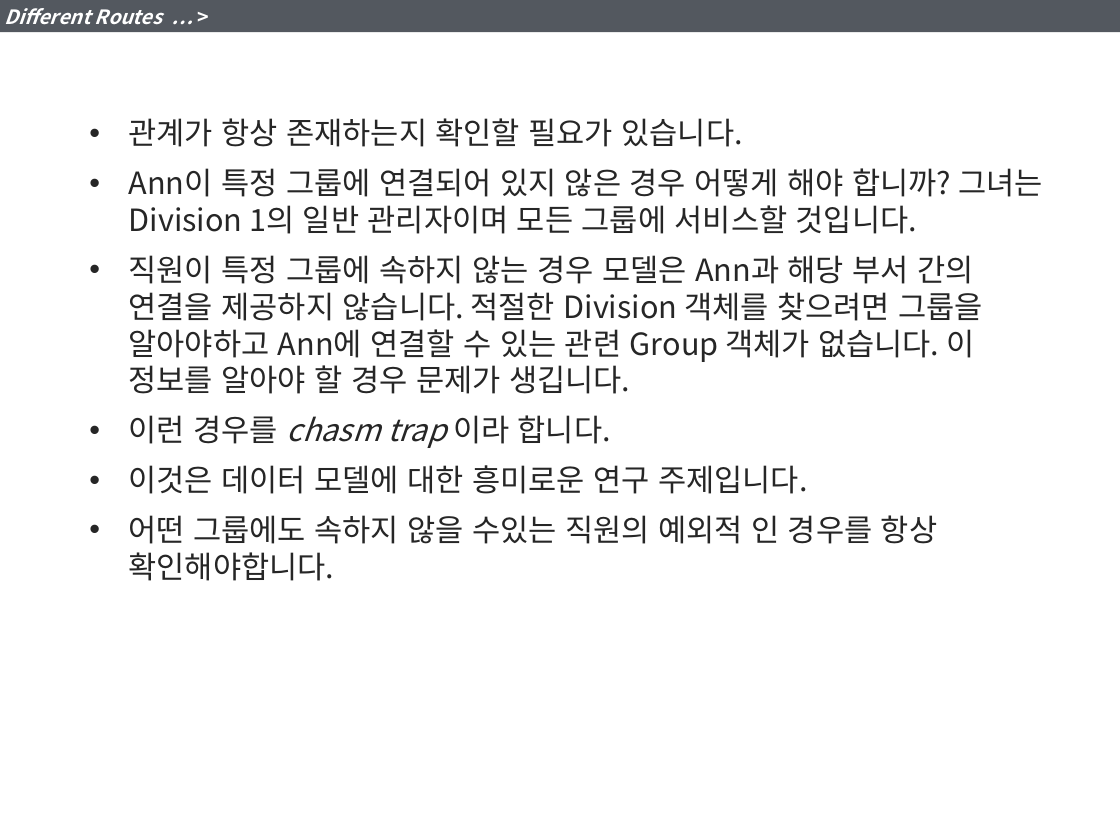
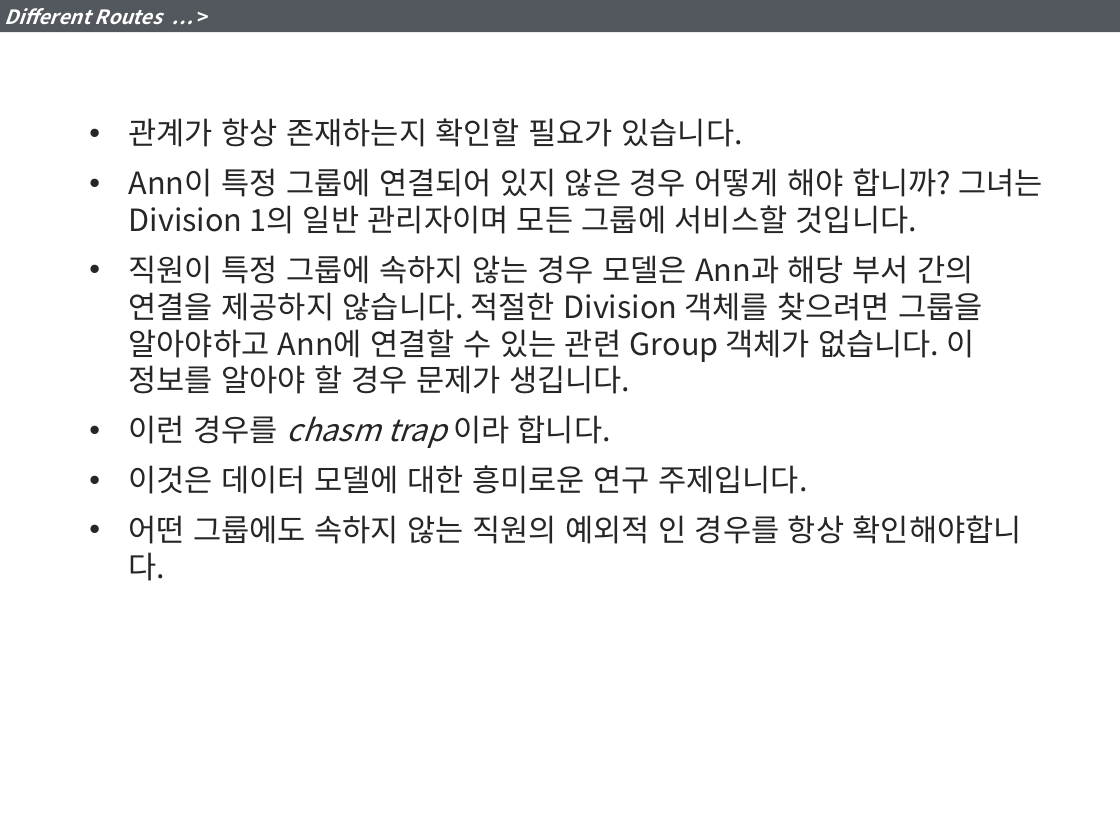
Before and after one commit to YoonJoon/KGarden, a slide deck: slide 29 of DBDesign/6_DevelopingaDataModel.pptx. Drawn at 1120x840 pixels with LibreOffice and Linux fonts; fonts in the diff are those of the drawing. Boxes give left, top, right and bottom in pixels: in the first picture for what was removed or moved away, otherwise in the second. Text is boxed around its words. In the diff, an @@ line names an element or a change of style, - is before the commit and + after.

```diff
--- a/DBDesign/6_DevelopingaDataModel.pptx
+++ b/DBDesign/6_DevelopingaDataModel.pptx
@@ text at <box>129,515,1022,581</box>: text changed @@
-• 어떤 그룹에도 속하지 않을 수있는 직원의 예외적 인 경우를 항상 확인해야합니다.
+• 어떤 그룹에도 속하지 않는 직원의 예외적 인 경우를 항상 확인해야합니다.
```
Also in this commit, not shown: 7 other slides changed.
